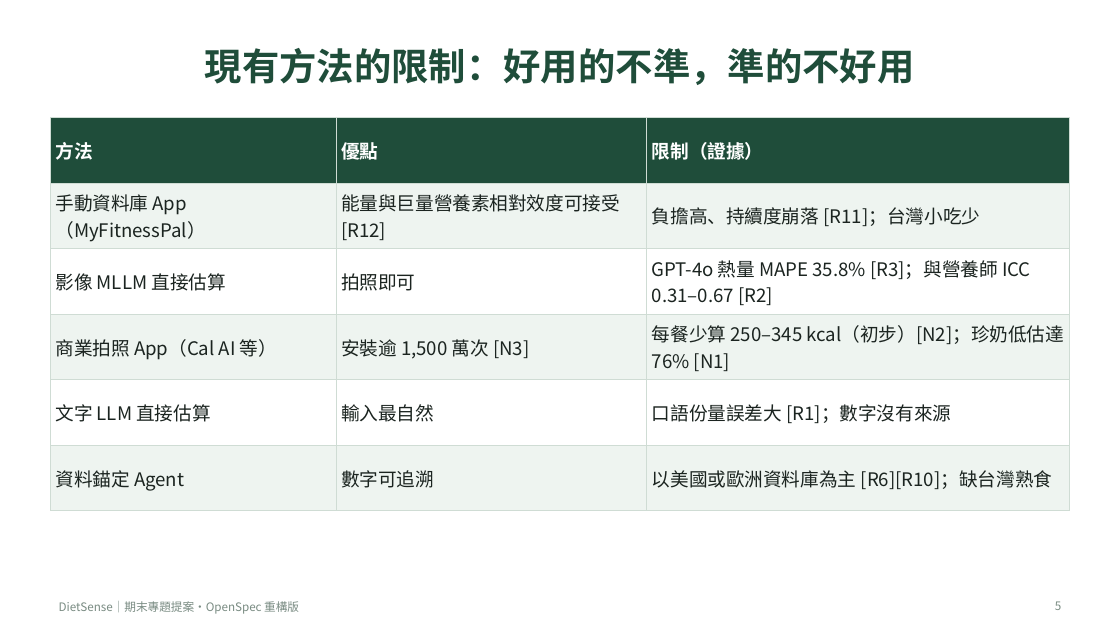
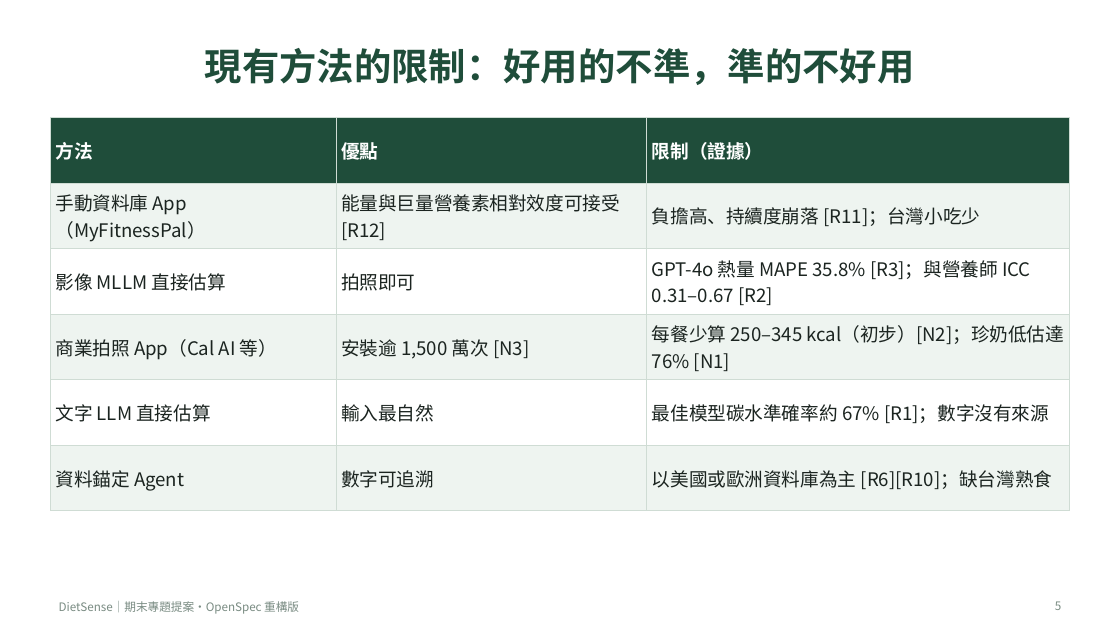
Before and after one commit to A0966411725-png/dietsense-proposal, a slide deck: slide 5 of presentation/DietSense_Proposal_Refactored.pptx. Drawn at 1120x630 pixels with LibreOffice and Linux fonts; fonts in the diff are those of the drawing. Boxes give left, top, right and bottom in pixels: in the first picture for what was removed or moved away, otherwise in the second. Text is boxed around its words. In the diff, an @@ line names an element or a change of style, - is before the commit and + after.

```diff
--- a/presentation/DietSense_Proposal_Refactored.pptx
+++ b/presentation/DietSense_Proposal_Refactored.pptx
@@ table at bbox=[50, 118, 1070, 495] @@
-row 5, column 3: 口語份量誤差大 [R1]；數字沒有來源
+row 5, column 3: 最佳模型碳水準確率約 67% [R1]；數字沒有來源
```
Also in this commit, not shown: 10 other slides changed, 2 slides added, 25 other files.
